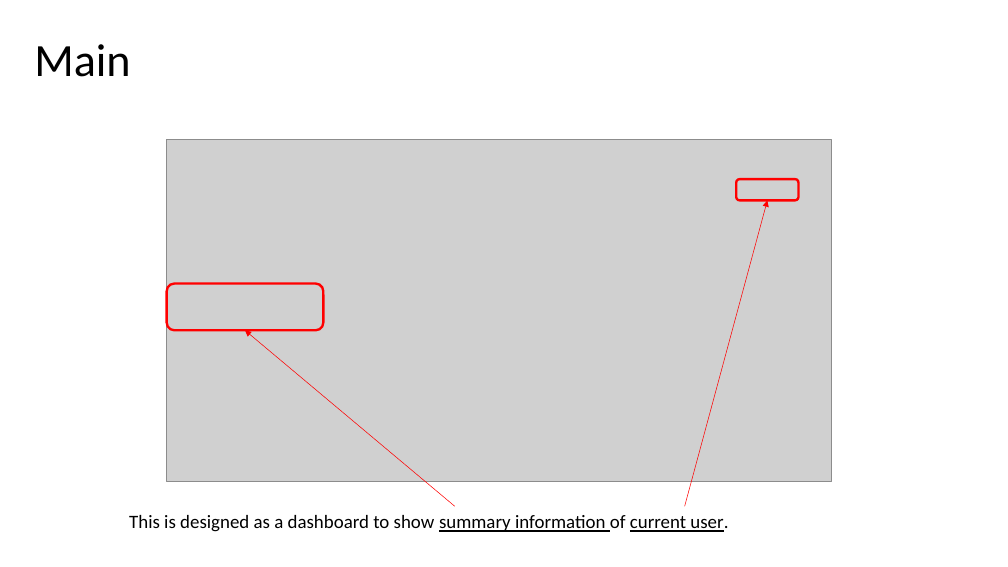
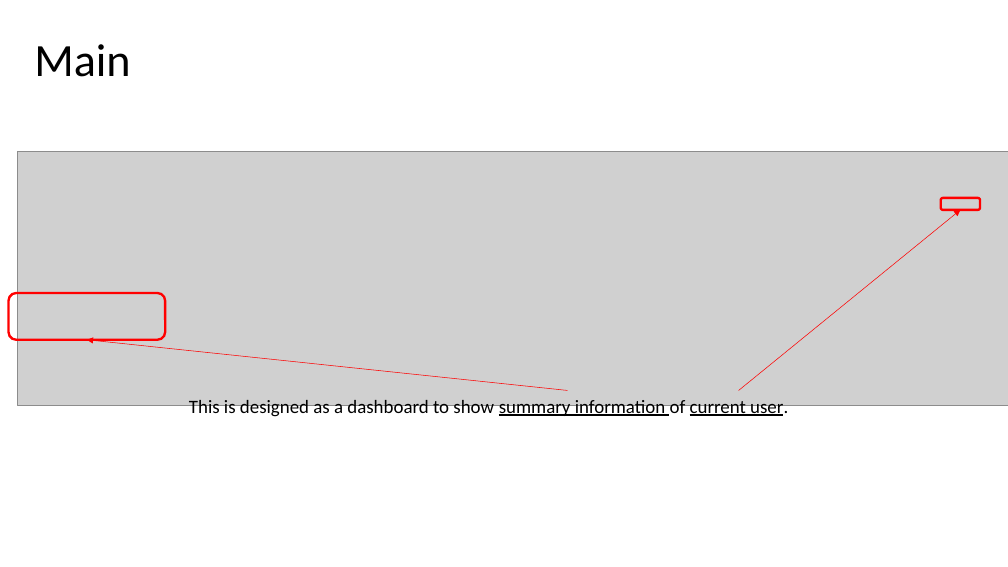
Before and after one commit to TeamworkNUS/uob_voice_to_text_proj, a slide deck: slide 5 of uob_website/analysis/utils/Voice_To_Text_Analysis_Web_UserGuide.pptx. Drawn at 1008x567 pixels with LibreOffice and Linux fonts; fonts in the diff are those of the drawing; grey boxes stand for pictures. Boxes give left, top, right and bottom in pixels: in the first picture for what was removed or moved away, otherwise in the second. Text is boxed around its words. In the diff, an @@ line names an element or a change of style, - is before the commit and + after.

Commit message:
Update user guide file

```diff
--- a/uob_website/analysis/utils/Voice_To_Text_Analysis_Web_UserGuide.pptx
+++ b/uob_website/analysis/utils/Voice_To_Text_Analysis_Web_UserGuide.pptx
@@ picture: place and size @@
-picture at bbox=[166, 140, 832, 482]
+picture at bbox=[18, 151, 1008, 406]
@@ rounded rectangle: place and size @@
-rounded rectangle at bbox=[737, 179, 799, 200]
+rounded rectangle at bbox=[941, 198, 980, 210]
@@ arrow moved from (685, 507) - (768, 200) to (739, 390) - (960, 210) @@
@@ rounded rectangle: place and size @@
-rounded rectangle at bbox=[166, 284, 323, 330]
+rounded rectangle at bbox=[8, 293, 165, 340]
@@ arrow moved from (455, 507) - (245, 330) to (568, 390) - (87, 340) @@
@@ text "This is designed as a ...": place and size @@
-text "This is designed as a ..." at bbox=[129, 515, 728, 532]
+text "This is designed as a ..." at bbox=[189, 400, 788, 418]
```
Also in this commit, not shown: 5 other slides changed.
